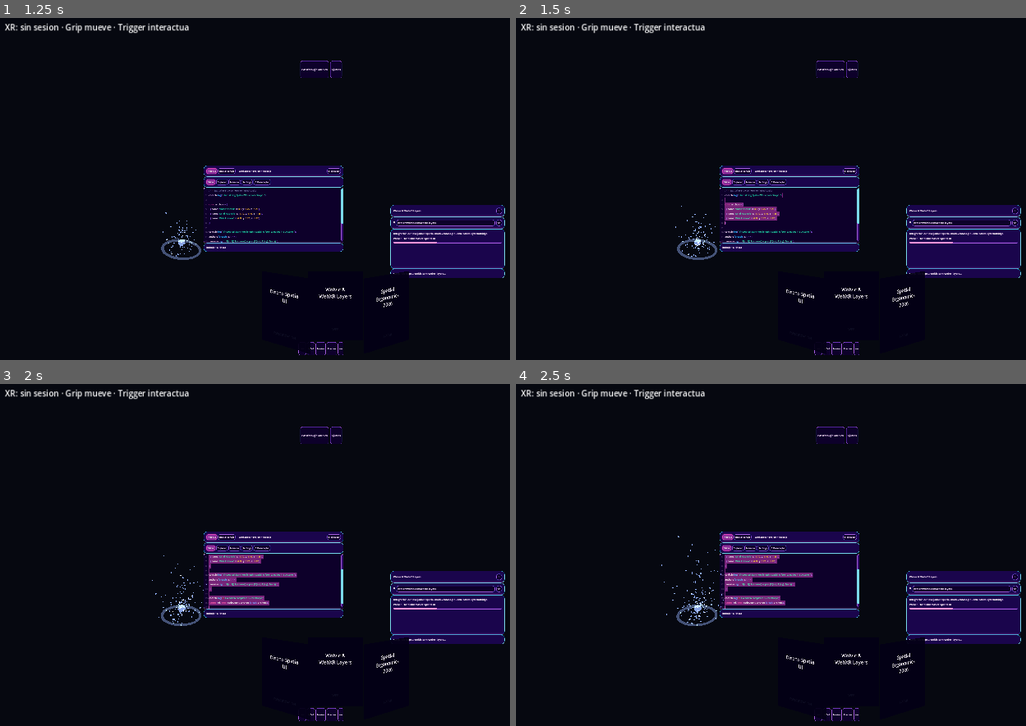
Above: before the commit, frames 1-4 (two rows, left to right).
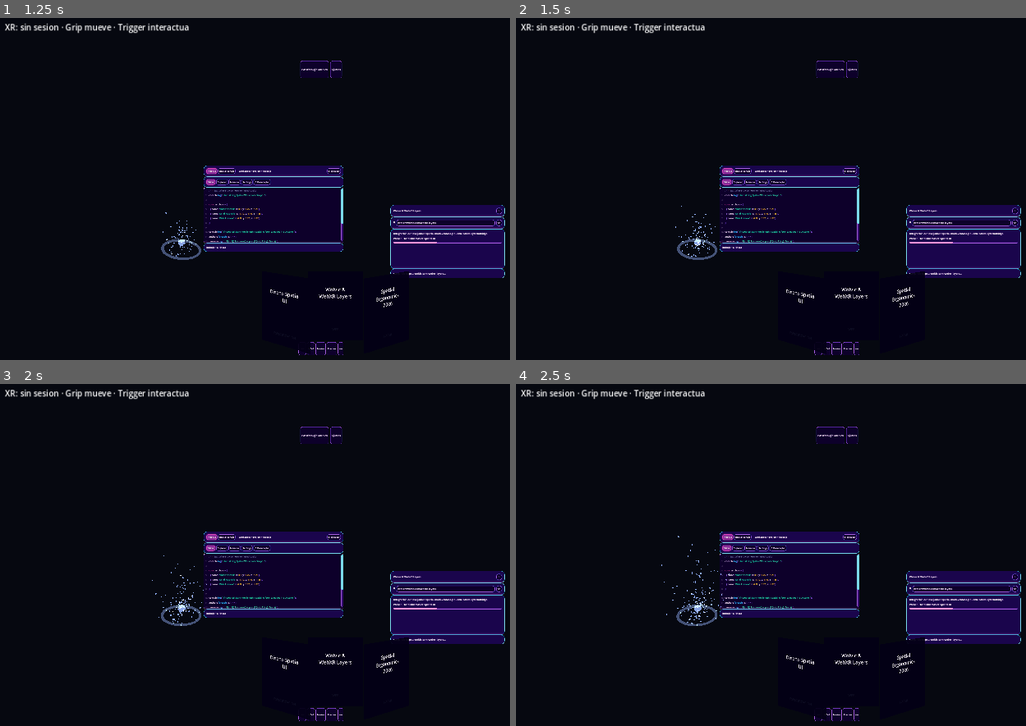
Above: after the commit, the same moments.

Repository: lucahttp/spatial-workspace
Game: Godot game, scene res://scenes/main.tscn
Two runs of this game, one before a commit and one after it. Both use one fixed random seed, a clock stepped at 60 frames per second and the inputs below.
Inputs (mouse positions are in pixels of both pictures, inside the frame that each line leads up to):
- Up to frame 1 (1.25 s): move the mouse to (464, 178) at 0.52 s; click (464, 178) at 0.67 s
- Up to frame 2 (1.5 s): tap Enter at 1.25 s; drag from (704, 216) to (806, 271) at 1.27 s
- Up to frame 3 (2 s): no input
- Up to frame 4 (2.5 s): move the mouse to (903, 483) at 2.02 s; click (903, 483) at 2.17 s

Frame 1 is identical in both runs. In frame 2, 0.5% of the frame differs, in the area x 40-53%, y 51-61%; in frame 3, 1.3%, in the area x 40-68%, y 49-66%; in frame 4, 1.3%.
Error in both runs: Invalid assignment of property or key 'gutters_line_numbers_min_digits' with value of type 'int' on a base object of type 'CodeEdit'. (res://scripts/ui/code_st…

Commit message:
feat(ux): fix bimanual grab, enable 2D viewport drag, optimize frame sleeping, and add procedural spatial audio

Diff:
--- /dev/null
+++ b/godot-spatial-workspace/scripts/audio/spatial_audio.gd
@@ -0,0 +1,118 @@
+class_name SpatialAudio
+extends Node
+## Procedural spatial audio service for XR interactions.
+## Zero external audio assets, 100% synthesized offline via AudioStreamWAV.
+
+static var _click_stream: AudioStreamWAV
+static var _grab_stream: AudioStreamWAV
+static var _release_stream: AudioStreamWAV
+static var _chime_stream: AudioStreamWAV
+
+
+static func _ensure_streams() -> void:
+	if _click_stream != null:
+		return
+	_click_stream = _synth_sine(800.0, 400.0, 0.05, 0.15)
+	_grab_stream = _synth_sine(700.0, 380.0, 0.08, 0.18)
+	_release_stream = _synth_sine(320.0, 200.0, 0.06, 0.14)
+	_chime_stream = _synth_triad([587.33, 880.0, 1174.66], 0.35, 0.16)
+
+
+static func play_click(tree: SceneTree, at_pos: Vector3 = Vector3.ZERO) -> void:
+	_ensure_streams()
+	_play_stream(tree, _click_stream, at_pos)
+
+
+static func play_grab(tree: SceneTree, at_pos: Vector3 = Vector3.ZERO) -> void:
+	_ensure_streams()
+	_play_stream(tree, _grab_stream, at_pos)
+
+
+static func play_release(tree: SceneTree, at_pos: Vector3 = Vector3.ZERO) -> void:
+	_ensure_streams()
+	_play_stream(tree, _release_stream, at_pos)
+
+
+static func play_chime(tree: SceneTree, at_pos: Vector3 = Vector3.ZERO) -> void:
+	_ensure_streams()
+	_play_stream(tree, _chime_stream, at_pos)
+
+
+static func _play_stream(tree: SceneTree, stream: AudioStreamWAV, pos: Vector3) -> void:
+	if tree == null or stream == null:
+		return
+	var root := tree.current_scene
+	if root == null:
+		return
+
+	if pos != Vector3.ZERO:
+		var player3d := AudioStreamPlayer3D.new()
+		player3d.stream = stream
+		player3d.position = pos
+		player3d.unit_size = 1.5
+		player3d.max_distance = 6.0
+		player3d.bus = &"Master"
+		root.add_child(player3d)
+		player3d.play()
+		player3d.finished.connect(player3d.queue_free)
+	else:
+		var player := AudioStreamPlayer.new()
+		player.stream = stream
+		player.bus = &"Master"
+		root.add_child(player)
+		player.play()
+		player.finished.connect(player.queue_free)
+
+
+## Synthesizes a mono 16-bit PCM sweep from freq_start to freq_end.
+static func _synth_sine(freq_start: float, freq_end: float, duration: float, volume: float) -> AudioStreamWAV:
+	var rate := 22050
+	var count := int(duration * rate)
+	var data := PackedByteArray()
+	data.resize(count * 2)
+
+	var phase := 0.0
+	for i in range(count):
+		var t := float(i) / float(count)
+		var freq := lerpf(freq_start, freq_end, t)
+		var envelope := (1.0 - t) * (1.0 - t)
+		phase += freq * (TAU / rate)
+		var sample := sin(phase) * volume * envelope
+		var i16 := clampi(int(sample * 32767.0), -32768, 32767)
+		data.encode_s16(i * 2, i16)
+
+	var wav := AudioStreamWAV.new()
+	wav.format = AudioStreamWAV.FORMAT_16_BITS
+	wav.mix_rate = rate
+	wav.stereo = false
+	wav.data = data
+	return wav
+
+
+## Synthesizes a sequential harmonic chime triad.
+static func _synth_triad(freqs: Array[float], duration: float, volume: float) -> AudioStreamWAV:
+	var rate := 22050
+	var count := int(duration * rate)
+	var data := PackedByteArray()
+	data.resize(count * 2)
+
+	var note_duration := duration / float(freqs.size())
+	var samples_per_note := int(note_duration * rate)
+
+	var phase := 0.0
+	for i in range(count):
+		var note_idx := clampi(int(i / samples_per_note), 0, freqs.size() - 1)
+		var freq := freqs[note_idx]
+		var note_t := float(i % samples_per_note) / float(samples_per_note)
+		var env := (1.0 - note_t)
+		phase += freq * (TAU / rate)
+		var sample := sin(phase) * volume * env
+		var i16 := clampi(int(sample * 32767.0), -32768, 32767)
+		data.encode_s16(i * 2, i16)
+
+	var wav := AudioStreamWAV.new()
+	wav.format = AudioStreamWAV.FORMAT_16_BITS
+	wav.mix_rate = rate
+	wav.stereo = false
+	wav.data = data
+	return wav
--- a/godot-spatial-workspace/scripts/ui/spatial_affordance_pill.gd
+++ b/godot-spatial-workspace/scripts/ui/spatial_affordance_pill.gd
@@ -12,7 +12,7 @@
 ## cards), so the pill script owns the detection and the hosts only set the
 ## label / accent and the dragging state.
 
-const DWELL_SECONDS := 3.0
+const DWELL_SECONDS := 1.2
 const PROXIMITY_DISTANCE := 0.38
 const RAY_LENGTH := 10.0
 
@@ -65,14 +65,16 @@
 
 
 func _process(delta: float) -> void:
-	_hovered = _is_hovering()
+	var interaction := _check_pointer_interaction()
+	_hovered = interaction["hovering"]
+	_gripping = interaction["gripping"]
+
 	if _hovered:
 		_dwell += delta
 	else:
 		_dwell = 0.0
 
 	_near = _is_near()
-	_gripping = _is_gripping()
 
 	var dwell_done := _dwell >= DWELL_SECONDS
 	visible = dwell_done or _near or _gripping or _dragging
@@ -82,42 +84,44 @@
 
 # --- Detection -------------------------------------------------------------
 
-func _is_hovering() -> bool:
-	if _collider == null:
-		return false
+## Checks hover and grip in a single pass to minimize physics raycasts per frame.
+func _check_pointer_interaction() -> Dictionary:
+	if _collider == null or _xr == null:
+		return {"hovering": false, "gripping": false}
+	var hovering := false
+	var gripping := false
 	for hand: int in [0, 1]:
 		var ray := _controller_ray(hand)
 		if ray.is_empty():
 			continue
 		if not XRManagerScript.ray_hit(get_world_3d(), ray["from"], ray["to"], _collider).is_empty():
-			return true
-	return false
+			hovering = true
+			if _xr.is_grip_pressed(hand):
+				gripping = true
+			break
+	return {"hovering": hovering, "gripping": gripping}
+
+
+func _is_hovering() -> bool:
+	return _hovered
 
 
 func _is_near() -> bool:
 	if _target == null or _xr == null:
 		return false
+	var target_pos := _target.global_position
+	var threshold_sq := PROXIMITY_DISTANCE * PROXIMITY_DISTANCE
 	for hand: int in [0, 1]:
 		var origin := _xr.get_aim_origin(hand)
 		if origin == Vector3.ZERO:
 			continue
-		if origin.distance_to(_target.global_position) < PROXIMITY_DISTANCE:
+		if origin.distance_squared_to(target_pos) < threshold_sq:
 			return true
 	return false
 
 
 func _is_gripping() -> bool:
-	if _collider == null or _xr == null:
-		return false
-	for hand: int in [0, 1]:
-		if not _xr.is_grip_pressed(hand):
-			continue
-		var ray := _controller_ray(hand)
-		if ray.is_empty():
-			continue
-		if not XRManagerScript.ray_hit(get_world_3d(), ray["from"], ray["to"], _collider).is_empty():
-			return true
-	return false
+	return _gripping
 
 
 ## Aim ray of a hand, or an empty Dictionary when that hand has no pose yet.
--- a/godot-spatial-workspace/scripts/ui/spatial_panel_3d.gd
+++ b/godot-spatial-workspace/scripts/ui/spatial_panel_3d.gd
@@ -21,6 +21,7 @@
 # Preloaded (not referenced by global class name) so the script also parses in
 # a headless run without the editor's class cache.
 const XRManagerScript := preload("res://scripts/xr/xr_manager.gd")
+const SpatialAudioScript := preload("res://scripts/audio/spatial_audio.gd")
 
 @export var panel_size := Vector2(0.94, 0.58)
 @export var surface_path: NodePath
@@ -53,6 +54,7 @@
 var _bimanual_start_angle := 0.0
 var _bimanual_start_scale := Vector3.ONE
 var _bimanual_start_rotation := 0.0
+var _bimanual_mid_offset := Vector3.ZERO
 
 
 func _ready() -> void:
@@ -105,33 +107,76 @@
 func _process(_delta: float) -> void:
 	if _xr_manager == null:
 		return
-	var gripping := -1
-	for hand: int in [0, 1]:
-		if _xr_manager.is_grip_pressed(hand):
-			gripping = hand
-			break
-	if gripping < 0:
-		if _dragging:
+
+	if not _dragging:
+		# Check if either hand starts gripping the panel
+		for hand: int in [0, 1]:
+			if _xr_manager.is_grip_pressed(hand):
+				var hit := _hit_on_panel(hand)
+				if not hit.is_empty():
+					_start_drag(hand, hit)
+					break
+		return
+
+	# We are dragging. Check active grip states for each hand.
+	var hand0_active: bool = _xr_manager.is_grip_pressed(0)
+	var hand1_active: bool = _xr_manager.is_grip_pressed(1)
+
+	if _second_hand >= 0:
+		# Both hands were engaged.
+		var primary_active: bool = hand0_active if _dragging_hand == 0 else hand1_active
+		var secondary_active: bool = hand0_active if _second_hand == 0 else hand1_active
+
+		if not primary_active and not secondary_active:
 			_end_drag()
-		return
-	if not _dragging:
-		_start_drag(gripping)
-		return
-	if gripping != _dragging_hand and _second_hand < 0:
-		# Second controller grabbed the same panel -> bimanual manipulation.
-		_second_hand = gripping
-		_begin_bimanual()
-		return
-	if _second_hand >= 0:
-		_update_bimanual()
-	else:
-		_update_single(gripping)
+			return
+		elif not primary_active and secondary_active:
+			_transition_to_single(_second_hand)
+			_update_single(_dragging_hand)
+			return
+		elif primary_active and not secondary_active:
+			_transition_to_single(_dragging_hand)
+			_update_single(_dragging_hand)
+			return
+		else:
+			_update_bimanual()
+			return
+
+	# Single-hand dragging
+	var dragging_active: bool = hand0_active if _dragging_hand == 0 else hand1_active
+	if not dragging_active:
+		# Dragging hand was released. Check if the other hand is gripping the panel.
+		var other_hand: int = 1 - _dragging_hand
+		var other_active: bool = hand0_active if other_hand == 0 else hand1_active
+		if other_active:
+			var hit := _hit_on_panel(other_hand)
+			if not hit.is_empty():
+				_start_drag(other_hand, hit)
+				return
+		_end_drag()
+		return
+
+	# Primary hand is still gripping. Check if other hand grips to engage bimanual manipulation.
+	var candidate_second: int = 1 - _dragging_hand
+	var candidate_active: bool = hand0_active if candidate_second == 0 else hand1_active
+	if candidate_active:
+		var second_hit := _hit_on_panel(candidate_second)
+		if not second_hit.is_empty():
+			_second_hand = candidate_second
+			_depth[candidate_second] = _ray_depth(candidate_second)
+			var pos: Vector3 = second_hit["position"]
+			_offset[candidate_second] = global_position - pos
+			_begin_bimanual()
+			return
+
+	_update_single(_dragging_hand)
 
 
 # --- Dragging --------------------------------------------------------------
 
-func _start_drag(hand: int) -> void:
-	var hit := _hit_on_panel(hand)
+func _start_drag(hand: int, hit: Dictionary = {}) -> void:
+	if hit.is_empty():
+		hit = _hit_on_panel(hand)
 	if hit.is_empty():
 		return
 	var position: Vector3 = hit["position"]
@@ -141,6 +186,16 @@
 	_depth[hand] = _ray_depth(hand)
 	_offset[hand] = global_position - position
 	_set_affordance_dragging(true)
+	SpatialAudioScript.play_grab(get_tree(), global_position)
+
+
+func _transition_to_single(hand: int) -> void:
+	_dragging_hand = hand
+	_second_hand = -1
+	var point := _point_on_drag_plane(hand)
+	if not point.is_empty():
+		var point_position: Vector3 = point["position"]
+		_offset[hand] = global_position - point_position
 
 
 func _end_drag() -> void:
@@ -150,6 +205,7 @@
 	_depth.clear()
 	_offset.clear()
 	_set_affordance_dragging(false)
+	SpatialAudioScript.play_release(get_tree(), global_position)
 
 
 ## Tells the affordance pill whether the panel is being held.
@@ -181,6 +237,7 @@
 	_bimanual_start_angle = _yaw_between(pa, pb)
 	_bimanual_start_scale = scale
 	_bimanual_start_rotation = rotation.y
+	_bimanual_mid_offset = global_position - (pa + pb) * 0.5
 
 
 func _update_bimanual() -> void:
@@ -195,8 +252,8 @@
 	var ratio := distance / maxf(_bimanual_start_distance, GRIP_MIN_DISTANCE)
 	scale = _bimanual_start_scale * ratio
 	rotation.y = _bimanual_start_rotation + (angle - _bimanual_start_angle)
-	# The panel follows the midpoint of both grips.
-	global_position = (pa + pb) * 0.5
+	# The panel follows the midpoint of both grips seamlessly without popping.
+	global_position = ((pa + pb) * 0.5) + _bimanual_mid_offset
 
 
 ## Signed yaw angle of the vector between two grip points.
@@ -253,6 +310,7 @@
 
 ## Emits close_requested; the workspace decides what to do with it.
 func request_close() -> void:
+	SpatialAudioScript.play_chime(get_tree(), global_position)
 	close_requested.emit()
 
 
--- a/godot-spatial-workspace/scripts/ui/spatial_viewport_bridge.gd
+++ b/godot-spatial-workspace/scripts/ui/spatial_viewport_bridge.gd
@@ -19,6 +19,7 @@
 # Preloaded (not referenced by global class name) so the script also parses in
 # a headless run without the editor's class cache.
 const XRManagerScript := preload("res://scripts/xr/xr_manager.gd")
+const SpatialAudioScript := preload("res://scripts/audio/spatial_audio.gd")
 
 @export var sub_viewport_path: NodePath
 @export var surface_path: NodePath
@@ -70,10 +71,8 @@
 func _unhandled_input(event: InputEvent) -> void:
 	# Desktop fallback: a real mouse click activates the 2D Controls.
 	if event is InputEventMouseButton and event.button_index == MOUSE_BUTTON_LEFT:
-		if event.pressed:
-			_push_button(_last_position, true)
-		else:
-			_push_button(_last_position, false)
+		_trigger_down = event.pressed
+		_push_button(_last_position, event.pressed)
 
 
 # --- Pointer resolution ----------------------------------------------------
@@ -113,6 +112,7 @@
 	_trigger_down = pressed
 	_push_button(_last_position, pressed)
 	if pressed:
+		SpatialAudioScript.play_click(get_tree(), global_position)
 		clicked.emit()
 
 
@@ -137,6 +137,7 @@
 	motion.position = pixels
 	motion.global_position = pixels
 	motion.relative = pixels - _last_position
+	motion.button_mask = MOUSE_BUTTON_MASK_LEFT if _trigger_down else 0
 	_last_position = pixels
 	_viewport.push_input(motion, true)
 
@@ -145,6 +146,7 @@
 	var button := InputEventMouseButton.new()
 	button.button_index = MOUSE_BUTTON_LEFT
 	button.pressed = pressed
+	button.button_mask = MOUSE_BUTTON_MASK_LEFT if pressed else 0
 	button.position = pixels
 	button.global_position = pixels
 	_viewport.push_input(button, true)
--- a/godot-spatial-workspace/scripts/workspace/document_carousel_3d.gd
+++ b/godot-spatial-workspace/scripts/workspace/document_carousel_3d.gd
@@ -13,6 +13,7 @@
 
 const XRManagerScript := preload("res://scripts/xr/xr_manager.gd")
 const PILL_SCENE := preload("res://scenes/ui/spatial_affordance_pill.tscn")
+const SpatialAudioScript := preload("res://scripts/audio/spatial_audio.gd")
 
 const CARD_RADIUS := 0.42
 const CARD_ANGLE_STEP := 0.42
@@ -202,11 +203,13 @@
 		_drag_depth = _ray_depth(hand)
 		var position: Vector3 = hit["position"]
 		_drag_offset = card.global_position - position
+		SpatialAudioScript.play_grab(get_tree(), position)
 	elif hit["group"]:
 		_dragging_group = true
 		_drag_depth = _ray_depth(hand)
 		var group_position: Vector3 = hit["position"]
 		_drag_offset = global_position - group_position
+		SpatialAudioScript.play_grab(get_tree(), group_position)
 
 
 func _update_drag(hand: int) -> void:
@@ -274,9 +277,10 @@
 func add_card(title: String, badge: String, summary: String) -> String:
 	_next_id += 1
 	var card_id := "card-%d" % _next_id
-	_add_card(card_id, title, badge, summary)
+	var card := _add_card(card_id, title, badge, summary)
 	_layout_cards()
 	card_added.emit(card_id)
+	SpatialAudioScript.play_chime(get_tree(), card.global_position)
 	return card_id
 
 
Not shown, added: godot-spatial-workspace/scripts/audio/spatial_audio.gd.uid
